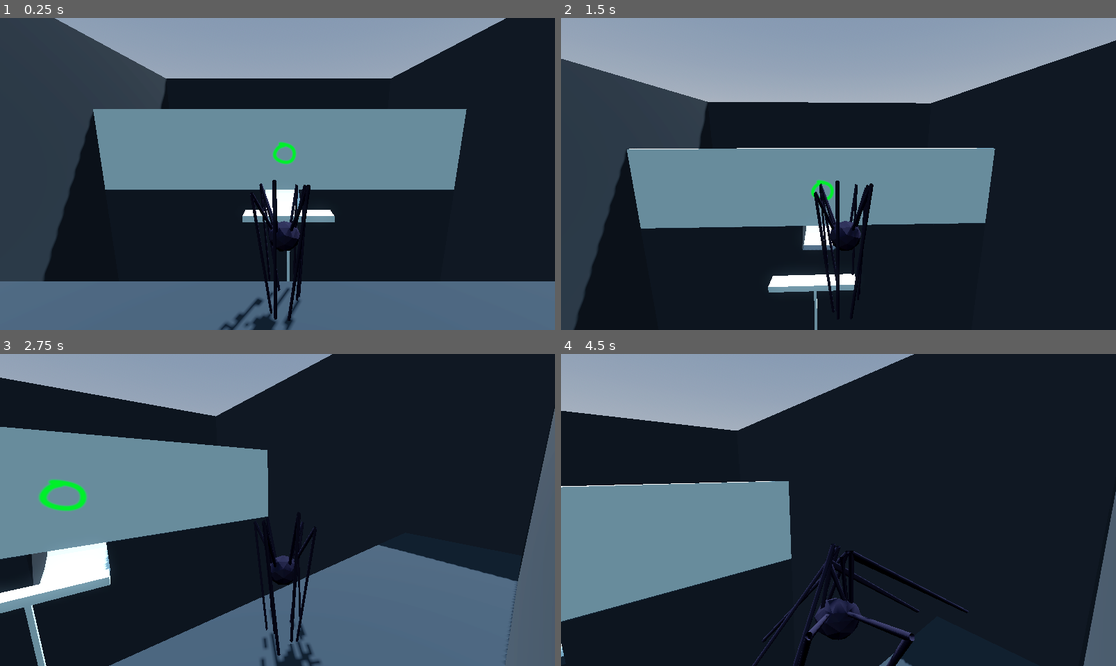
Above: before the commit, frames 1-4 (two rows, left to right).
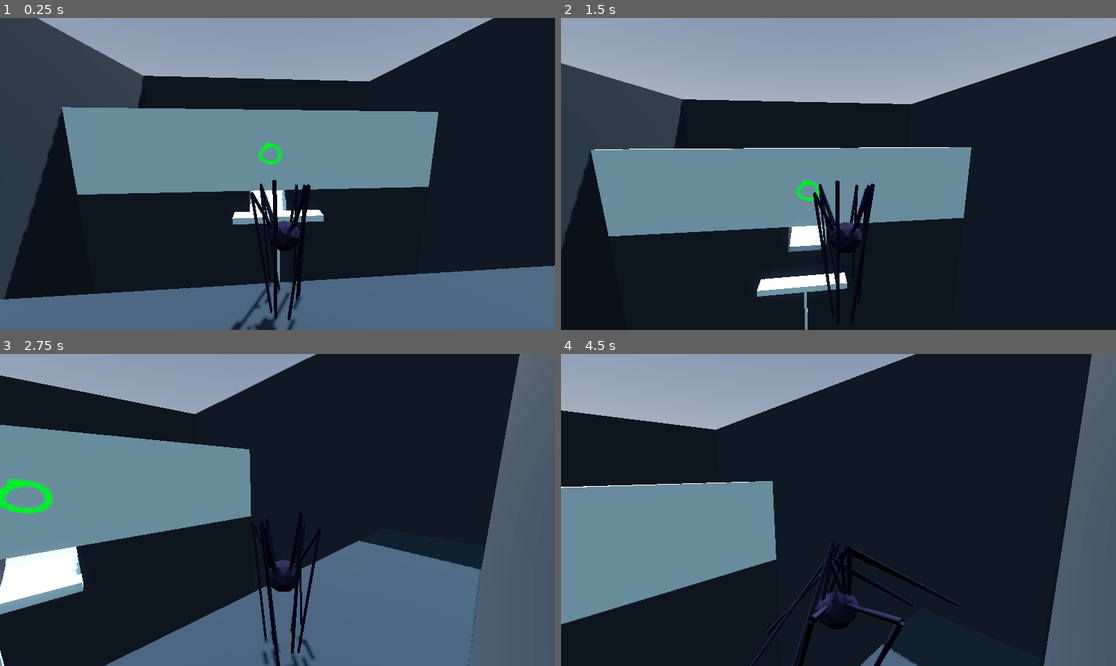
Above: after the commit, the same moments.

Repository: Peter-Pyshnyy/metamorphosis-game-jam-
Game: Godot game, scene res://levels/level_6.tscn
Same seed, same stepped clock (60 frames per second), same inputs: the game is played once before the commit and once after it. This scene is started directly instead of the project's main scene.
Inputs (mouse positions are in pixels of both pictures, inside the frame that each line leads up to):
- Up to frame 1 (0.25 s): no input
- Up to frame 2 (1.5 s): move the mouse to (866, 174) at 0.52 s; hold D (move_right) 0.53-1.28 s; hold Right mouse button (zoom) 0.53-1.28 s; tap Space (move_jump) at 0.77 s; move the mouse to (810, 174) at 1.27 s; hold S (move_back) from 1.28 s (still down); tap Shift (look_back) at 1.35 s
- Up to frame 3 (2.75 s): tap Space (move_jump) at 1.52 s; right-click (249, 510) at 1.55 s; move the mouse to (288, 503) at 2.02 s; release S (move_back) at 2.03 s; hold D (move_right) from 2.03 s (still down); hold W (move_animation) from 2.03 s (still down); right-click (288, 503) at 2.3 s
- Up to frame 4 (4.5 s): move the mouse to (832, 516) at 2.77 s; release W (move_animation) at 2.78 s; click (832, 516) at 2.85 s; tap Space (move_jump) at 3.02, 3.77 s; right-click (832, 516) at 3.05 s; move the mouse to (877, 513) at 3.52 s; release D (move_right) at 3.53 s; hold Right mouse button (zoom) 3.53-4.28 s; hold A (move_left) from 3.53 s (still down); move the mouse to (794, 506) at 4.27 s; right-click (794, 506) at 4.35 s

The runs differ from the first frame. In frame 1, 12% of the frame differs, in the area x 0-100%, y 0-100%; in frame 2, 8.8%; in frame 3, 12%; in frame 4, 11%.

Commit message:
better transitions; animation fixes

Diff:
--- a/Camera3D.gd
+++ b/Camera3D.gd
@@ -28,11 +28,17 @@
 
 # Called when the node enters the scene tree for the first time.
 func _ready():
-	pass # Replace with function body.
+	player.lock_rotation = true
+	player.rotation = Vector3.ZERO
+	Global.is_gun = false
+	player.position.y += 1
+	print("bro")
+	unzoom(0)
 
 
 # Called every frame. 'delta' is the elapsed time since the previous frame.
 func _process(delta):
+
 	if Input.is_action_pressed("zoom") and !Global.is_gun and !TO and Global.bullets_left > 0:
 		is_zooming = true
 		camera.fov = lerp(camera.fov, close_fov, delta * zoom_speed)
@@ -45,9 +51,9 @@
 			Engine.time_scale = 0.05
 			player.lock_rotation = false
 			var rng = RandomNumberGenerator.new()
-			player.angular_velocity = Vector3(rng.randf_range(-0.5,0.5),
-			rng.randf_range(-0.5,0.5),
-			rng.randf_range(-0.5,0.5)
+			player.angular_velocity = Vector3(rng.randf_range(-0.25,0.25),
+			rng.randf_range(-0.25,0.25),
+			rng.randf_range(-0.25,0.25)
 			)
 			player.physics_material_override.bounce = 0.5
 			player.mass = 0.1
@@ -90,15 +96,15 @@
 		else:
 			return
 		#timer end
-		#player.lock_rotation = true
 		player.rotation = Vector3.ZERO
 		TO = false
 		player.shot = false
+		player.reset_animation()
 		twist.rotation = player.rotation + default_twist
 		pitch.rotation = player.rotation + default_pitch
 		unzoom(delta)
+		player.position.y += 0.5
 		Global.is_gun = false
-		player.position.y += 0.5
 	elif !Input.is_action_pressed("zoom") and is_zooming:
 		unzoom(delta)
 
@@ -130,6 +136,8 @@
 	gun_collision.disabled = true
 
 	if ceil(camera.fov) == default_fov:
+		#player.animation.speed_scale = -3
+		#player.animation.play("zoom")
 		player.linear_velocity.y = -5
 		spring_arm.position = default_pos
 		pitch.rotation = default_pitch
--- a/Player.gd
+++ b/Player.gd
@@ -79,7 +79,7 @@
 	if Input.is_action_just_pressed("zoom") and Global.bullets_left > 0:
 		animation.speed_scale = 3
 		animation.play("zoom")
-	elif Input.is_action_just_released("zoom"):
+	elif Input.is_action_just_released("zoom") and Global.bullets_left > 0:
 		animation.speed_scale = -3
 		animation.play("zoom")
 	elif !camera.is_zooming:
@@ -98,6 +98,8 @@
 	twist_input = 0.0
 	pitch_input = 0.0
 
+func reset_animation():
+	animation.play("idle")
 
 func _unhandled_input(event : InputEvent):
 	if camera.is_zooming and !Global.is_gun:
--- a/eye.tscn
+++ b/eye.tscn
@@ -4,7 +4,7 @@
 
 [sub_resource type="StandardMaterial3D" id="StandardMaterial3D_dshnl"]
 transparency = 1
-albedo_color = Color(0.0470588, 0.792157, 0.290196, 0.752941)
+albedo_color = Color(0.0470588, 0.792157, 0.290196, 1)
 metallic = 0.61
 metallic_specular = 0.63
 
--- a/level_controller.gd
+++ b/level_controller.gd
@@ -3,7 +3,7 @@
 const FILE_BEGIN = "res://levels/level_"
 
 var level_info = {
-	1 : [0, 1],
+	1 : [1, 1],
 	2 : [1, 1],
 	3 : [2, 2],
 	4 : [1, 2],
@@ -25,7 +25,8 @@
 	var next_level_number = current_scene_file.to_int() + 1
 	if next_level_number < 8:
 		var next_level_path = FILE_BEGIN + str(next_level_number) + ".tscn"
-		get_tree().change_scene_to_file(next_level_path)
+		SceneTransition.get_child(0).text = str(next_level_number) + "/7"
+		SceneTransition.change_scene(next_level_path)
 		Global.bullets_left = level_info[next_level_number][0]
 		Global.orbs_left = level_info[next_level_number][1]
 	else:
@@ -33,4 +34,5 @@
 
 
 func _on_area_3d_emit_orbs_cleared():
+
 		next_level()
--- a/levels/level_2.tscn
+++ b/levels/level_2.tscn
@@ -90,7 +90,7 @@
 shape = SubResource("ConcavePolygonShape3D_x0fp2")
 
 [node name="Player" parent="." instance=ExtResource("1_8a4uv")]
-transform = Transform3D(1, 0, 0, 0, 1, 0, 0, 0, 1, -0.201979, 4.34809, 2.09587)
+transform = Transform3D(1, 0, 0, 0, 1, 0, 0, 0, 1, -0.201979, 4.51744, 2.09587)
 linear_damp = 3.0
 
 [node name="cube1" type="MeshInstance3D" parent="."]
--- a/levels/level_4.tscn
+++ b/levels/level_4.tscn
@@ -92,11 +92,11 @@
 shape = SubResource("ConcavePolygonShape3D_x0fp2")
 
 [node name="Player" parent="." instance=ExtResource("1_73ghu")]
-transform = Transform3D(1, 0, 0, 0, 1, 0, 0, 0, 1, -0.201979, 4.34809, -2.21738)
+transform = Transform3D(1, 0, 0, 0, 1, 0, 0, 0, 1, -0.201979, 4.60491, -2.03724)
 linear_damp = 3.0
 
 [node name="cube1" type="MeshInstance3D" parent="."]
-transform = Transform3D(-1.83961e-06, -1, 0, 42.0854, -4.37114e-08, 0, 0, 0, 1, -0.140057, -18.0744, -2.20045)
+transform = Transform3D(-1.58241e-06, -1, 0, -1.58241e-06, 1.91069e-15, -1, 36.2012, -4.37114e-08, -4.37114e-08, -0.0932839, 2.45882, 3.58486)
 material_override = SubResource("StandardMaterial3D_mgqwt")
 mesh = SubResource("BoxMesh_cbky6")
 skeleton = NodePath("../wall1")
--- a/levels/level_5.tscn
+++ b/levels/level_5.tscn
@@ -189,13 +189,13 @@
 shape = SubResource("ConcavePolygonShape3D_loktw")
 
 [node name="Area3D" parent="." instance=ExtResource("2_8f7hi")]
-transform = Transform3D(1, 0, 0, 0, 1, 0, 0, 0, 1, -0.132269, 6.89857, -8.76029)
+transform = Transform3D(1, 0, 0, 0, 1, 0, 0, 0, 1, -0.132269, 7.42556, -8.76029)
 
 [node name="Area3D2" parent="." instance=ExtResource("2_8f7hi")]
-transform = Transform3D(1, 0, 0, 0, 1, 0, 0, 0, 1, -0.132269, 7.98544, -8.76029)
+transform = Transform3D(1, 0, 0, 0, 1, 0, 0, 0, 1, -0.132269, 8.51243, -8.76029)
 
 [node name="Area3D3" parent="." instance=ExtResource("2_8f7hi")]
-transform = Transform3D(1, 0, 0, 0, 1, 0, 0, 0, 1, -0.132269, 9.07755, -8.76029)
+transform = Transform3D(1, 0, 0, 0, 1, 0, 0, 0, 1, -0.132269, 9.60454, -8.76029)
 
 [node name="cube15" type="MeshInstance3D" parent="."]
 transform = Transform3D(0.1, 0, 0, 0, 4.85132, 0, 0, 0, 0.1, -0.184457, -0.256812, -8.71629)
--- a/levels/level_6.tscn
+++ b/levels/level_6.tscn
@@ -213,7 +213,7 @@
 shape = SubResource("ConcavePolygonShape3D_x0fp2")
 
 [node name="Player" parent="." instance=ExtResource("1_o6yq2")]
-transform = Transform3D(1, 0, 0, 0, 1, 0, 0, 0, 1, -0.473582, 2, 7.19611)
+transform = Transform3D(1, 0, 0, 0, 1, 0, 0, 0, 1, -0.473582, 2.11303, 7.19611)
 linear_damp = 3.0
 
 [node name="cube1" type="MeshInstance3D" parent="."]
--- a/levels/level_7.tscn
+++ b/levels/level_7.tscn
@@ -151,7 +151,7 @@
 shape = SubResource("ConcavePolygonShape3D_x0fp2")
 
 [node name="Player" parent="." instance=ExtResource("1_mwgeb")]
-transform = Transform3D(1, 0, 0, 0, 1, 0, 0, 0, 1, -6.29247, 5.32331, 0.3776)
+transform = Transform3D(1, 0, 0, 0, 1, 0, 0, 0, 1, -0.473582, 2, 7.19611)
 linear_damp = 3.0
 
 [node name="cube1" type="MeshInstance3D" parent="."]
--- a/project.godot
+++ b/project.godot
@@ -17,6 +17,7 @@
 [autoload]
 
 Global="*res://global.gd"
+SceneTransition="*res://scene_transition.tscn"
 
 [filesystem]
 
--- /dev/null
+++ b/scene_transition.gd
@@ -0,0 +1,8 @@
+extends CanvasLayer
+
+
+func change_scene(target : String) -> void:
+	$AnimationPlayer.play("dissolve")
+	await $AnimationPlayer.animation_finished
+	get_tree().change_scene_to_file(target)
+	$AnimationPlayer.play_backwards("dissolve")
--- /dev/null
+++ b/scene_transition.tscn
@@ -0,0 +1,98 @@
+[gd_scene load_steps=6 format=3 uid="uid://s7ymgej4ro7g"]
+
+[ext_resource type="Script" path="res://scene_transition.gd" id="1_et1ly"]
+[ext_resource type="FontFile" uid="uid://cw4dwrt4vskgd" path="res://SpaceGrotesk-VariableFont_wght.ttf" id="2_2fk08"]
+
+[sub_resource type="Animation" id="Animation_wjtrs"]
+resource_name = "RESET"
+length = 0.01
+tracks/0/type = "value"
+tracks/0/imported = false
+tracks/0/enabled = true
+tracks/0/path = NodePath("RichTextLabel:theme_override_colors/default_color")
+tracks/0/interp = 1
+tracks/0/loop_wrap = true
+tracks/0/keys = {
+"times": PackedFloat32Array(0),
+"transitions": PackedFloat32Array(1),
+"update": 0,
+"values": [Color(0.905882, 0.960784, 0.972549, 0)]
+}
+tracks/1/type = "value"
+tracks/1/imported = false
+tracks/1/enabled = true
+tracks/1/path = NodePath("ColorRect:position")
+tracks/1/interp = 1
+tracks/1/loop_wrap = true
+tracks/1/keys = {
+"times": PackedFloat32Array(0),
+"transitions": PackedFloat32Array(1),
+"update": 0,
+"values": [Vector2(-1856, -319)]
+}
+
+[sub_resource type="Animation" id="Animation_2xnn8"]
+resource_name = "dissolve"
+length = 2.0
+tracks/0/type = "value"
+tracks/0/imported = false
+tracks/0/enabled = true
+tracks/0/path = NodePath("RichTextLabel:theme_override_colors/default_color")
+tracks/0/interp = 1
+tracks/0/loop_wrap = true
+tracks/0/keys = {
+"times": PackedFloat32Array(1, 1.3),
+"transitions": PackedFloat32Array(1, 1),
+"update": 0,
+"values": [Color(0.905882, 0.960784, 0.972549, 0), Color(0.905882, 0.960784, 0.972549, 1)]
+}
+tracks/1/type = "value"
+tracks/1/imported = false
+tracks/1/enabled = true
+tracks/1/path = NodePath("ColorRect:position")
+tracks/1/interp = 1
+tracks/1/loop_wrap = true
+tracks/1/keys = {
+"times": PackedFloat32Array(0.5, 1),
+"transitions": PackedFloat32Array(0.183011, 1),
+"update": 0,
+"values": [Vector2(-1856, -319), Vector2(-618, 468)]
+}
+
+[sub_resource type="AnimationLibrary" id="AnimationLibrary_tnt54"]
+_data = {
+"RESET": SubResource("Animation_wjtrs"),
+"dissolve": SubResource("Animation_2xnn8")
+}
+
+[node name="scene_transition" type="CanvasLayer"]
+script = ExtResource("1_et1ly")
+
+[node name="RichTextLabel" type="RichTextLabel" parent="."]
+z_index = 1
+offset_left = 482.0
+offset_top = 194.0
+offset_right = 723.0
+offset_bottom = 408.0
+size_flags_horizontal = 0
+mouse_filter = 2
+theme_override_colors/default_color = Color(0.905882, 0.960784, 0.972549, 0)
+theme_override_fonts/normal_font = ExtResource("2_2fk08")
+theme_override_font_sizes/normal_font_size = 150
+text = "1/7"
+
+[node name="AnimationPlayer" type="AnimationPlayer" parent="."]
+libraries = {
+"": SubResource("AnimationLibrary_tnt54")
+}
+speed_scale = 1.5
+
+[node name="ColorRect" type="ColorRect" parent="."]
+offset_left = -1856.0
+offset_top = -319.0
+offset_right = -647.0
+offset_bottom = 523.0
+rotation = -0.785398
+scale = Vector2(1.775, 1.775)
+mouse_filter = 2
+color = Color(0.04264, 0.0414, 0.06, 1)
Binary file added: SpaceGrotesk-VariableFont_wght.ttf
Not shown, added: SpaceGrotesk-VariableFont_wght.ttf.import
